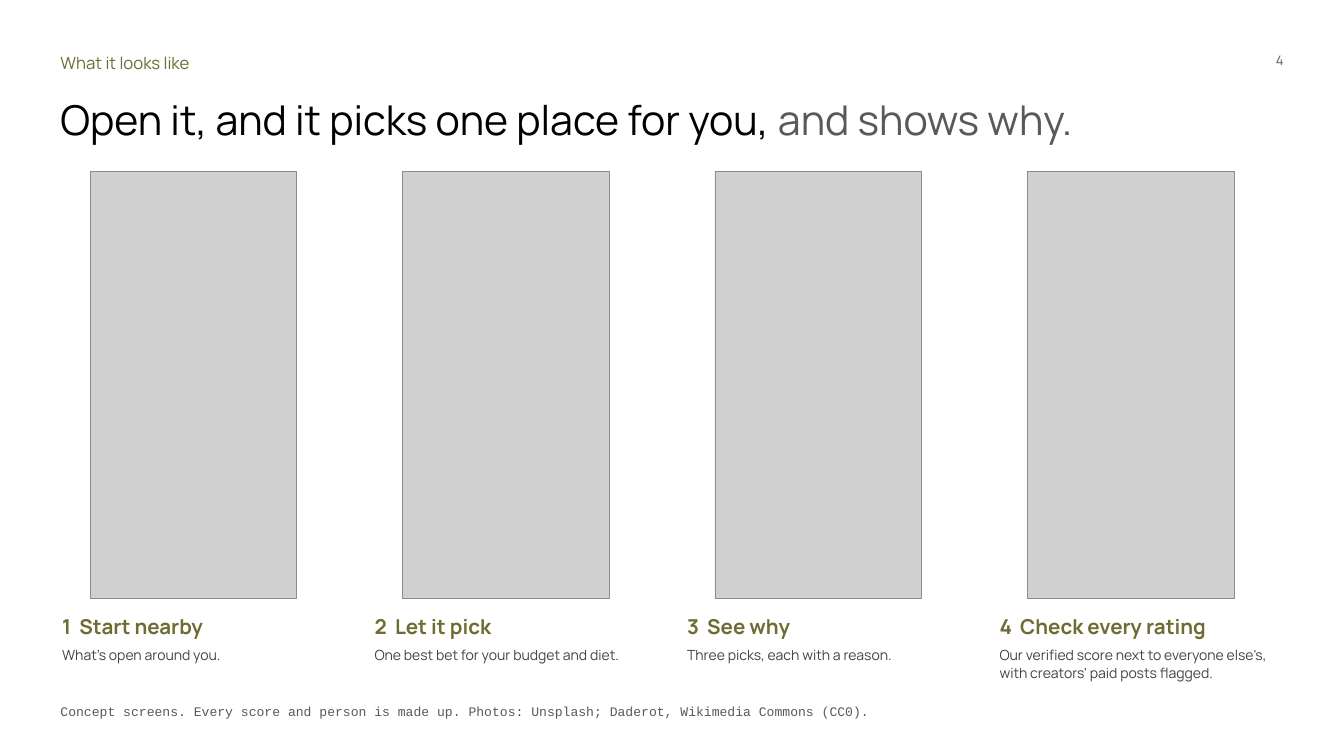
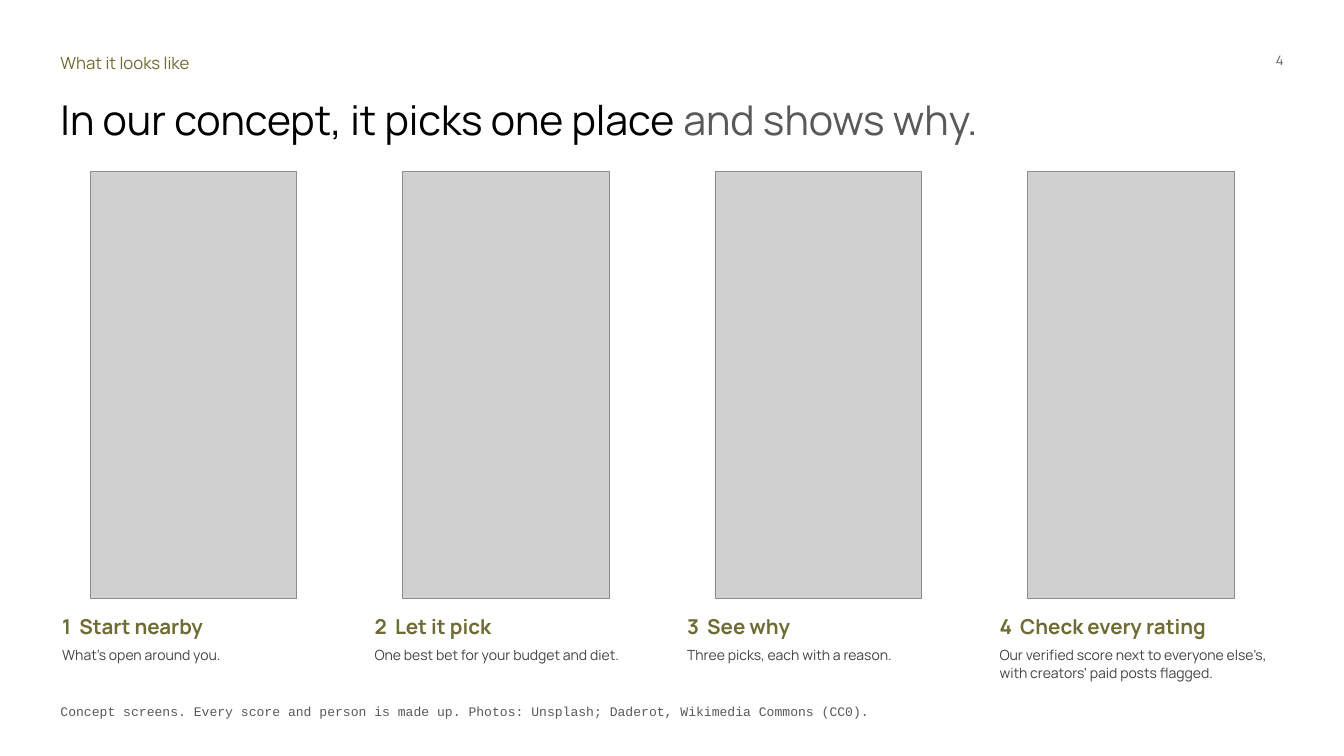
Before and after one commit to Dinguusto/Alex-s-workout-app, a slide deck: slide 4 of ENTR_4501_Gate_2_deck_readable.pptx. Drawn at 1344x756 pixels with LibreOffice and Linux fonts; fonts in the diff are those of the drawing; grey boxes stand for pictures. Boxes give left, top, right and bottom in pixels: in the first picture for what was removed or moved away, otherwise in the second. Text is boxed around its words. In the diff, an @@ line names an element or a change of style, - is before the commit and + after.

```diff
--- a/ENTR_4501_Gate_2_deck_readable.pptx
+++ b/ENTR_4501_Gate_2_deck_readable.pptx
@@ text at box(60, 104, 978, 145): text changed @@
-Open it, and it picks one place for you, and shows why.
+In our concept, it picks one place and shows why.
```
Also in this commit, not shown: 10 other slides changed.
